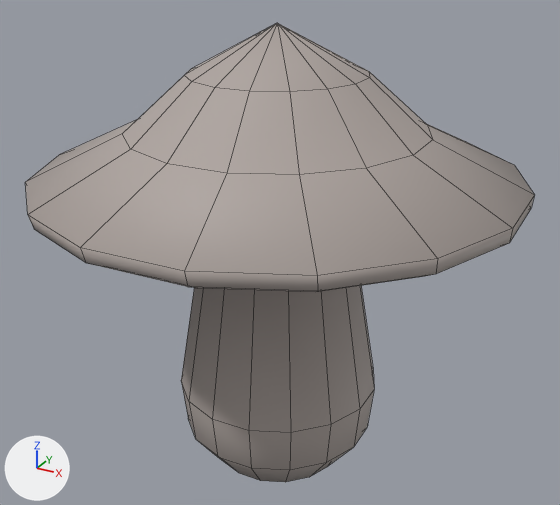
A saved change to the FBX model Spades Capstone/Assets/3D Assets/scene objects/mushroomsingle2.fbx.
Before and after are seen from a camera (50 mm lens) standing at (2.151, 0.218, 0.425) and looking at (1.082, 2.161, -0.546). Every picture has the same lights, and +X, +Y and +Z are marked at lower left. Mesh edges are drawn as thin lines. Where no turn or scale is listed for an object, it has been applied to the vertices.
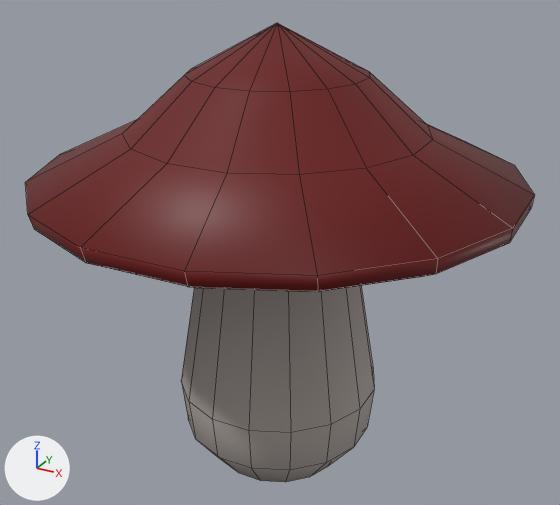
Where the change shows, as pixel boxes (x1, y1, x2, y2) in the pictures (560 x 505 px):
part 1 of me_cylinder_003, recoloured
    both: (25, 23, 534, 292)

What the commit changed:
Material 'Red Skin' (mat_red_skin) is new.
Its base color is (0.138, 0.0, 0.0) (dark red #680000).
me_cylinder_003 has 145 vertices, 145 faces and spans x -0.722..0.718, y -0.717..0.724, z -0.545..0.861.
me_cylinder_003 is used by ob_cylinder_003; location (1.082, 2.15, -0.717).
me_cylinder_003 part 1: all 96 faces centred in x -0.711..0.712, y -0.71..0.713, z 0.373..0.772 switch from mat_grey (grey #ada39e) to mat_red_skin (dark red #680000).
